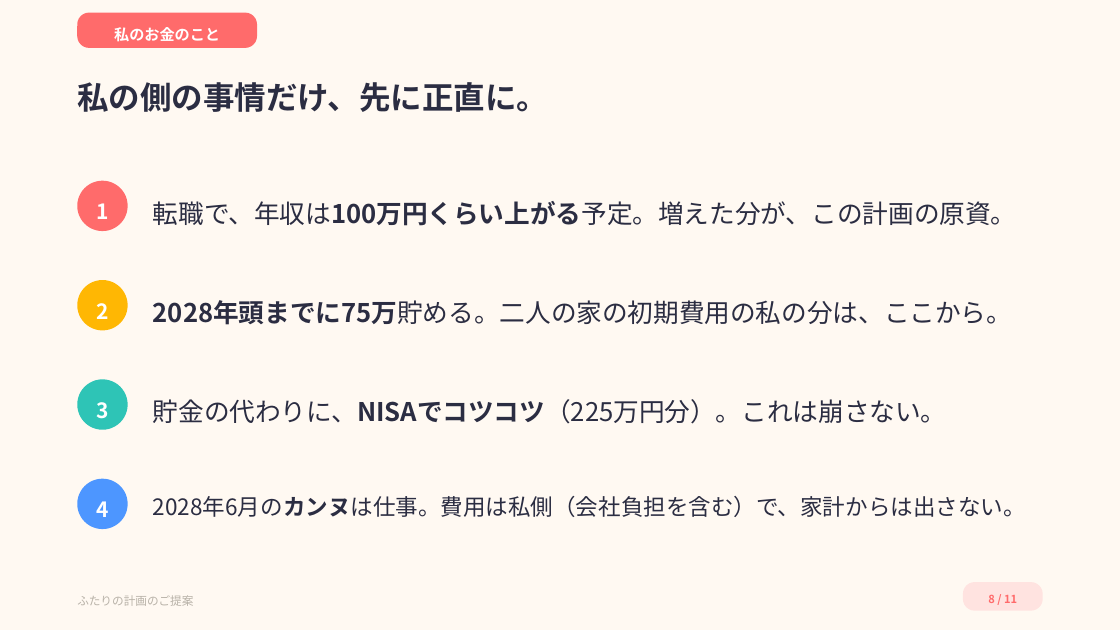
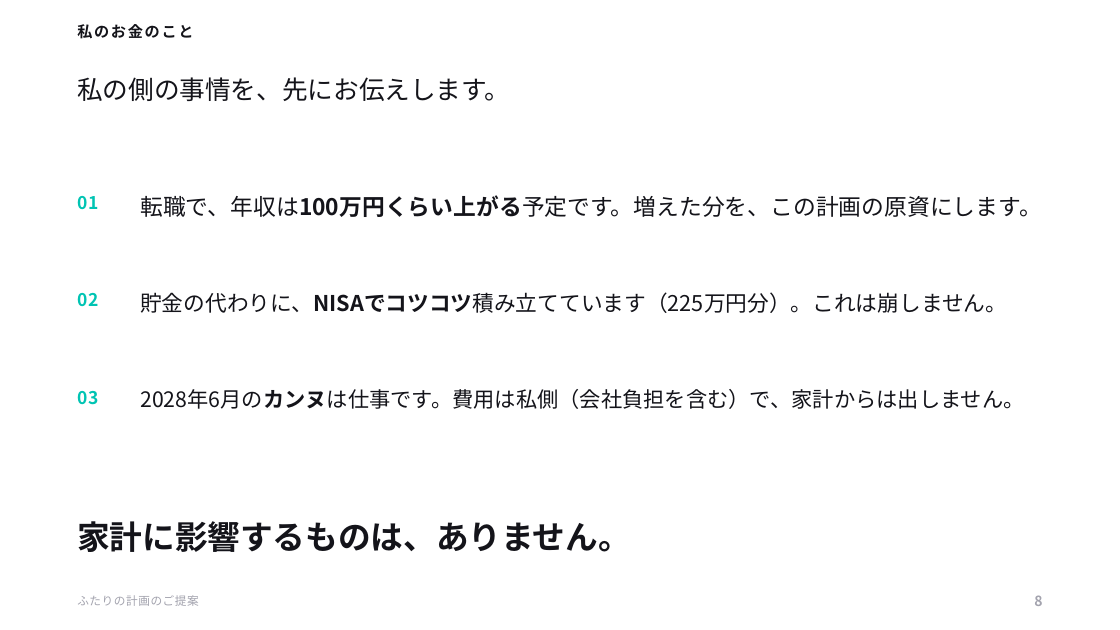
Before and after one commit to ayaka1933-glitch/portfolio, a slide deck: slide 8 of proposal/ふたりの計画のご提案.pptx. Drawn at 1120x630 pixels with LibreOffice and Linux fonts; fonts in the diff are those of the drawing. Boxes give left, top, right and bottom in pixels: in the first picture for what was removed or moved away, otherwise in the second. Text is boxed around its words. In the diff, an @@ line names an element or a change of style, - is before the commit and + after.

```diff
--- a/proposal/ふたりの計画のご提案.pptx
+++ b/proposal/ふたりの計画のご提案.pptx
@@ background #FFF9F2 to #FFFFFF @@
@@ text "私のお金のこと": place and size @@
-text "私のお金のこと" at [77, 13, 257, 48]
+text "私のお金のこと" at [77, 24, 193, 39]
@@ text "私のお金のこと" at [77, 24, 193, 39]: text colour #FFFFFF to #14141A, letter spacing 0 to 1.5 pt; alignment centre to left; vertical alignment middle to top; fill #FF6B6B to none @@
@@ text at [77, 77, 510, 101]: text changed; size 27 to 22 pt; text colour #2B2D42 to #14141A; bold off @@
-私の側の事情だけ、先に正直に。
+私の側の事情を、先にお伝えします。
@@ ellipse removed at [77, 181, 128, 231] @@
-1
@@ text added at [77, 196, 99, 209], 15 pt, text #00C4B3, bold @@
+01
@@ text at [140, 195, 1042, 217]: text changed; size 22 to 19.5 pt; text colour #2B2D42 to #14141A @@
-転職で、年収は100万円くらい上がる予定。増えた分が、この計画の原資。
+転職で、年収は100万円くらい上がる予定です。増えた分を、この計画の原資にします。
@@ ellipse removed at [77, 280, 128, 330] @@
-2
@@ text added at [77, 293, 99, 306], 15 pt, text #00C4B3, bold @@
+02
@@ text at [140, 292, 1007, 313]: text changed; size 22 to 18.6 pt; text colour #2B2D42 to #14141A @@
-2028年頭までに75万貯める。二人の家の初期費用の私の分は、ここから。
+貯金の代わりに、NISAでコツコツ積み立てています（225万円分）。これは崩しません。
@@ ellipse removed at [77, 380, 128, 430] @@
-3
@@ text at [140, 389, 1024, 409]: text changed; size 19.3 to 18.2 pt; text colour #2B2D42 to #14141A @@
-2028年6月のカンヌは仕事。費用は私側（会社負担を含む）で、家計からは出さない。
+2028年6月のカンヌは仕事です。費用は私側（会社負担を含む）で、家計からは出しません。
@@ text added at [77, 391, 99, 405], 15 pt, text #00C4B3, bold @@
+03
@@ text removed at [153, 399, 947, 424] @@
-貯金の代わりに、NISAでコツコツ（225万円分）。これは崩さない。
@@ ellipse removed at [77, 479, 128, 529] @@
-4
@@ text added at [77, 521, 631, 552], 28 pt, text #14141A, bold @@
+家計に影響するものは、ありません。
@@ text "ふたりの計画のご提案" at [77, 595, 199, 606]: text colour #B8B2A8 to #A3A3AE, letter spacing 0 to 0.5 pt @@
@@ text "8": place and size @@
-text "8" at [963, 582, 1043, 611]
+text "8" at [1034, 595, 1042, 606]
@@ text "8" at [1034, 595, 1042, 606]: vertical alignment middle to top; fill #FFE3E0 to none @@
@@ text at [1034, 595, 1042, 606]: text changed; size 9.5 to 12 pt; text colour #FF6B6B to #A3A3AE @@
-8 / 11
+8
```
Also in this commit, not shown: 10 other slides changed, 4 other files.
